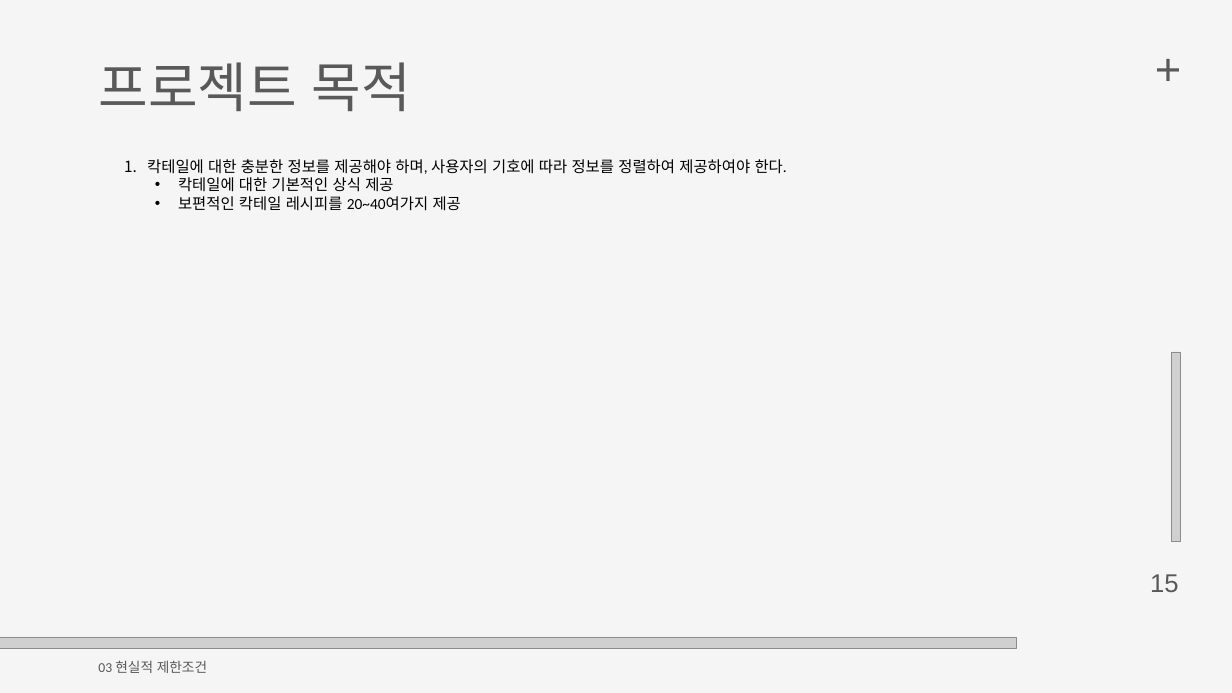
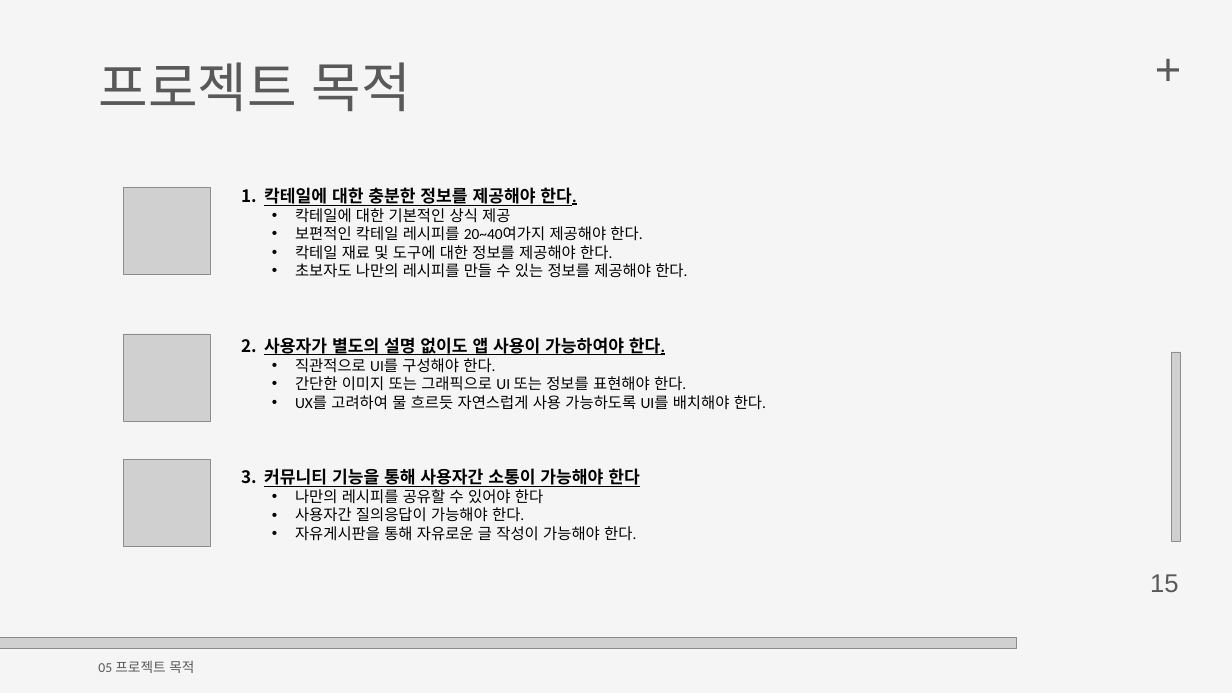
Before and after one commit to byungmeo/CockFit, a slide deck: slide 18 of Documents/팀프로젝트1_7조(방구석낭만)_제안서발표자료.pptx (slide 17 before the commit). Drawn at 1232x693 pixels with LibreOffice and Linux fonts; fonts in the diff are those of the drawing; grey boxes stand for pictures. Boxes give left, top, right and bottom in pixels: in the first picture for what was removed or moved away, otherwise in the second. Text is boxed around its words. In the diff, an @@ line names an element or a change of style, - is before the commit and + after.

```diff
--- a/Documents/팀프로젝트1_7조(방구석낭만)_제안서발표자료.pptx
+++ b/Documents/팀프로젝트1_7조(방구석낭만)_제안서발표자료.pptx
@@ picture added at box(123, 187, 211, 275) @@
@@ text "칵테일에 대한 충분한 정보를 제공해야 ...": place and size @@
-text "칵테일에 대한 충분한 정보를 제공해야 ..." at box(147, 159, 787, 211)
+text "칵테일에 대한 충분한 정보를 제공해야 ..." at box(264, 187, 766, 541)
@@ text at box(264, 187, 576, 206): text changed; size 18 to 20 pt; bold on @@
-1. 칵테일에 대한 충분한 정보를 제공해야 하며, 사용자의 기호에 따라 정보를 정렬하여 제공하여야 한다.
+1. 칵테일에 대한 충분한 정보를 제공해야 한다.
@@ text at box(264, 226, 766, 541): text changed @@
-  • 보편적인 칵테일 레시피를 20~40여가지 제공
+  • 보편적인 칵테일 레시피를 20~40여가지 제공해야 한다.
+  • 칵테일 재료 및 도구에 대한 정보를 제공해야 한다.
+  • 초보자도 나만의 레시피를 만들 수 있는 정보를 제공해야 한다.
+2. 사용자가 별도의 설명 없이도 앱 사용이 가능하여야 한다.
+  • 직관적으로 UI를 구성해야 한다.
+  • 간단한 이미지 또는 그래픽으로 UI 또는 정보를 표현해야 한다.
+  • UX를 고려하여 물 흐르듯 자연스럽게 사용 가능하도록 UI를 배치해야 한다.
+3. 커뮤니티 기능을 통해 사용자간 소통이 가능해야 한다
+  • 나만의 레시피를 공유할 수 있어야 한다
+  • 사용자간 질의응답이 가능해야 한다.
+  • 자유게시판을 통해 자유로운 글 작성이 가능해야 한다.
@@ picture added at box(123, 334, 211, 421) @@
@@ picture added at box(123, 460, 211, 547) @@
@@ text at box(98, 661, 194, 673): text changed @@
-03 현실적 제한조건
+05 프로젝트 목적
```
Also in this commit, not shown: 20 other slides changed, 9 slides added, 15 slides removed, 4 other files.
